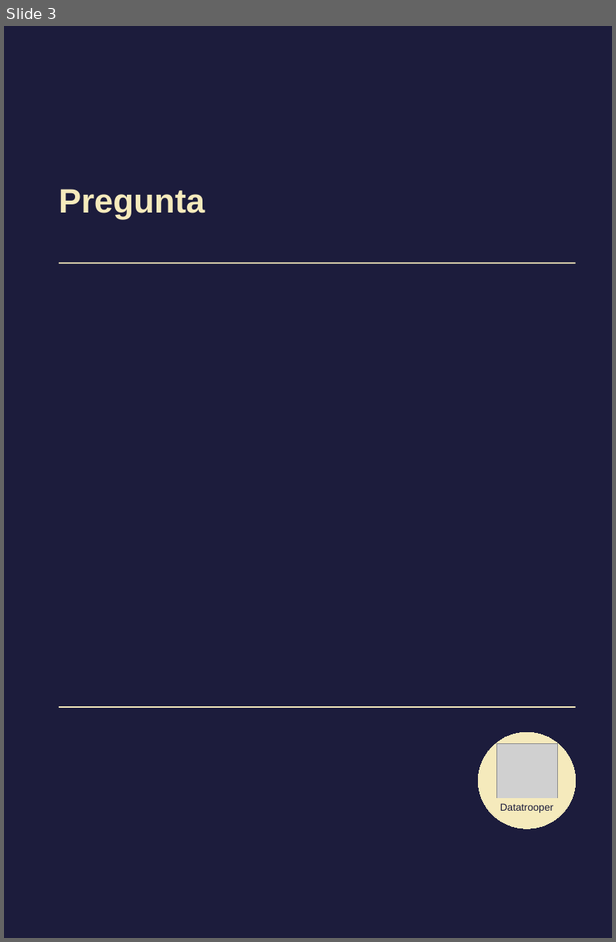
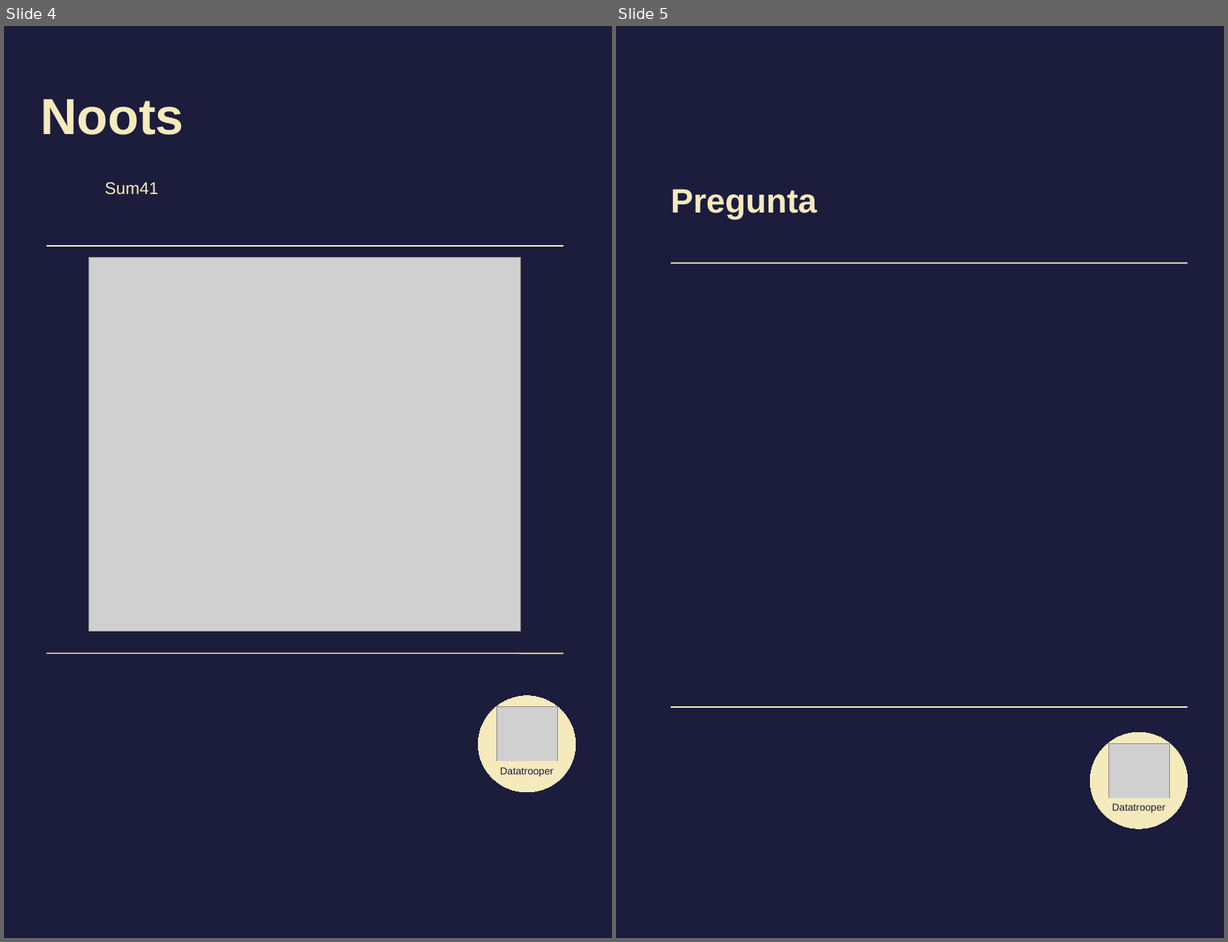
Before and after one commit to datatrooper/instatrooper, a slide deck: styles/instagram_templates_story.odp. Shown side by side, each under a label of ours: slide 3 before the commit, slides 4 and 5 after it. The pictures are 616x942 and 1228x942 pixels, drawn with LibreOffice and Linux fonts; fonts in the diff are those of the drawing; grey boxes stand for pictures. Boxes give left, top, right and bottom in pixels: in the first picture for what was removed or moved away, otherwise in the second. Text is boxed around its words. In the diff, an @@ line names an element or a change of style, - is before the commit and + after.

```diff
--- a/styles/instagram_templates_story.odp
+++ b/styles/instagram_templates_story.odp
@@ slide 4 added at (x1=4, y1=26, x2=612, y2=938), background #1C1C3C @@
@@ title added at (x1=40, y1=99, x2=184, y2=135), 60 pt, text #F5EABC, bold @@
+Noots
@@ title added at (x1=105, y1=182, x2=158, y2=195), 20 pt, text #F5EABC @@
+Sum41
@@ line added from (46, 246) to (563, 246), #F5EABC 1.5 pt @@
@@ picture added at (x1=89, y1=257, x2=521, y2=631) @@
@@ line added from (46, 653) to (563, 653), #F5EABC 1.5 pt @@
@@ ellipse added at (x1=478, y1=696, x2=575, y2=791), fill #F5EABC, outline #F5EABC 0 pt @@
@@ picture added at (x1=496, y1=707, x2=557, y2=767) @@
@@ rectangle added at (x1=496, y1=761, x2=557, y2=779), fill #F5EABC, outline #F5EABC 0 pt, 12 pt, text #1C1C3C @@
+Datatrooper
@@ what was slide 3 is now slide 5 @@
```
Also in this commit, not shown: 1 other slide added, 11 other files.
